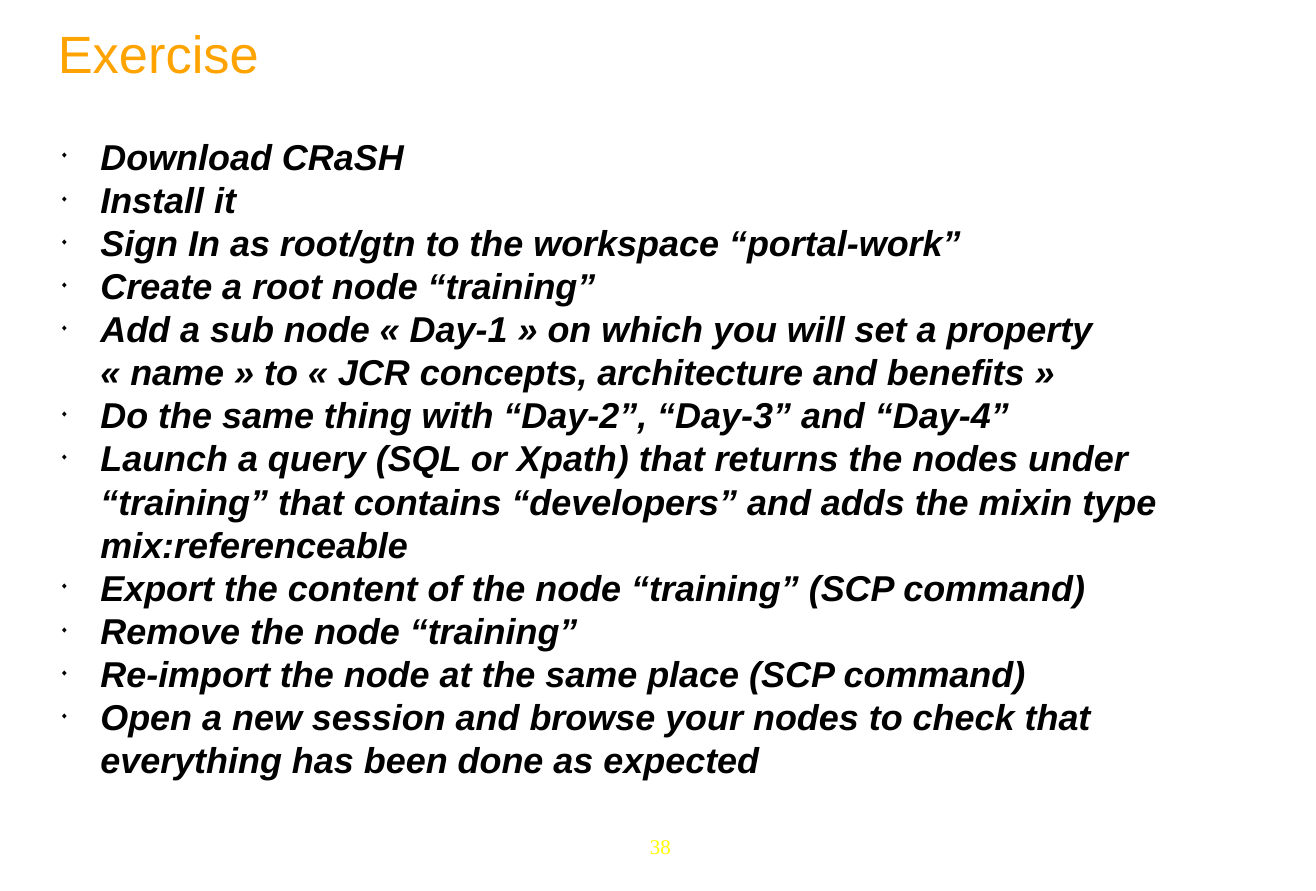
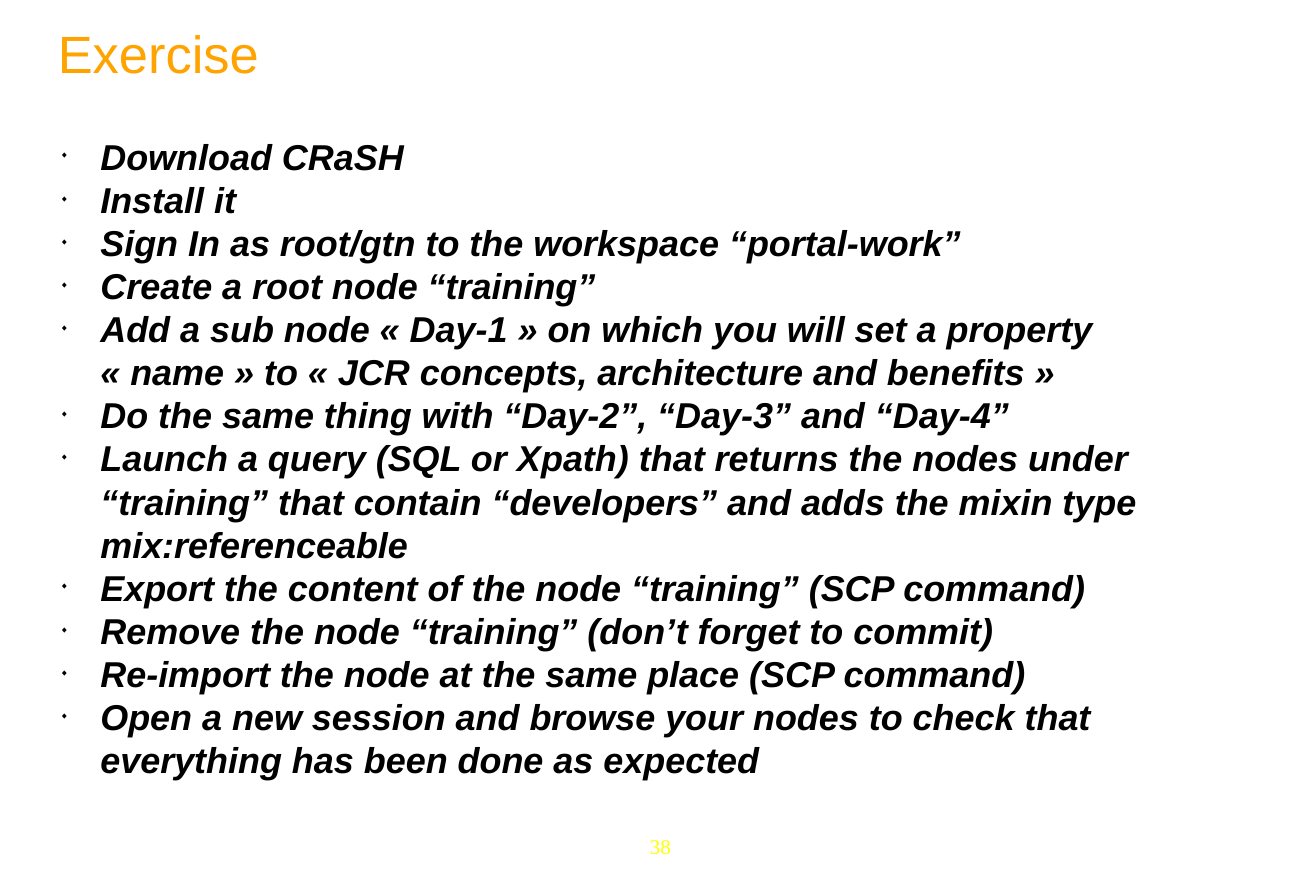
Before and after one commit to anhvurz90/training, a slide deck: slide 38 of JPP6-JCR/Day-4.pptx. Drawn at 1316x891 pixels with LibreOffice and Linux fonts; fonts in the diff are those of the drawing; background and template pictures are left out. Boxes give left, top, right and bottom in pixels: in the first picture for what was removed or moved away, otherwise in the second. Text is boxed around its words. In the diff, an @@ line names an element or a change of style, - is before the commit and + after.

```diff
--- a/JPP6-JCR/Day-4.pptx
+++ b/JPP6-JCR/Day-4.pptx
@@ text at (100, 445, 1136, 559): text changed @@
-◆ Launch a query (SQL or Xpath) that returns the nodes under “training” that contains “developers” and adds the mixin type mix:referenceable
+◆ Launch a query (SQL or Xpath) that returns the nodes under “training” that contain “developers” and adds the mixin type mix:referenceable
@@ text at (100, 618, 993, 651): text changed @@
-◆ Remove the node “training”
+◆ Remove the node “training” (don’t forget to commit)
```
Also in this commit, not shown: 14 other slides changed, 3 other files.
